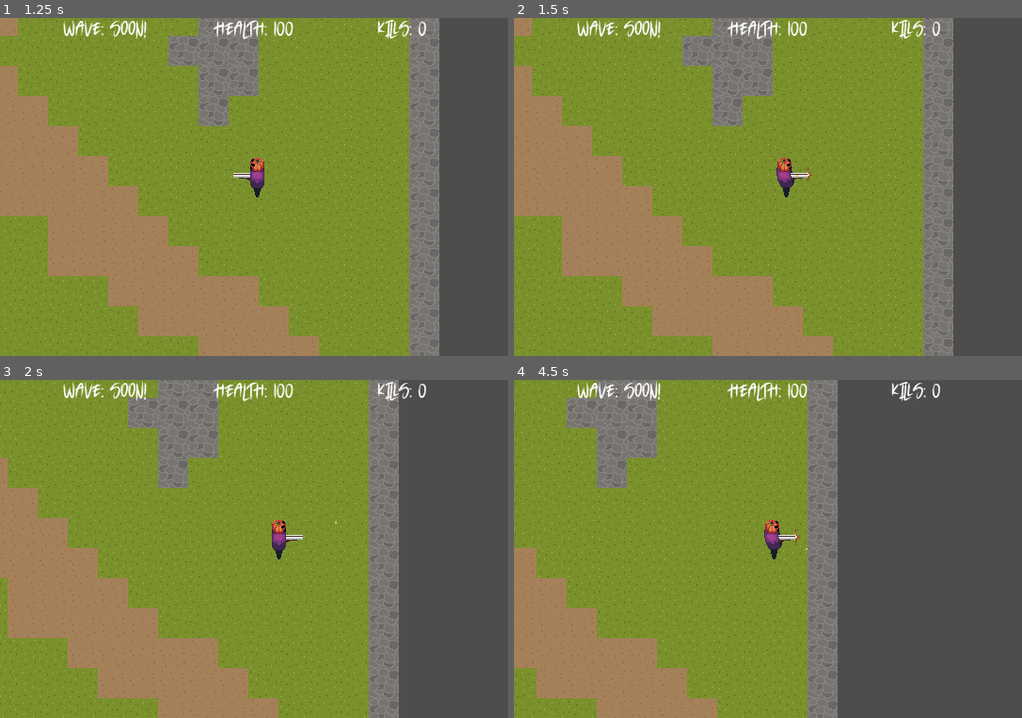
Above: before the commit, frames 1-4 (two rows, left to right).
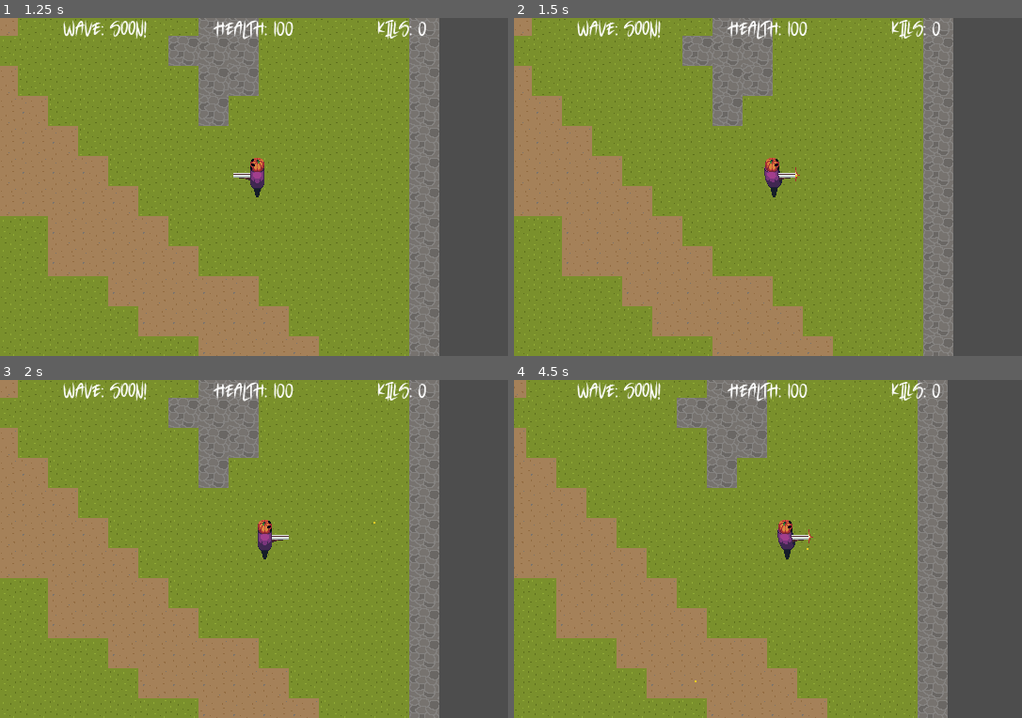
Above: after the commit, the same moments.

Repository: joshuardecker/eternal-harvest
Game: Godot game, scene res://World/world.tscn
The game is run twice, just before and just after one commit, with the same random seed, the same clock (stepped at 60 frames per second) and the same inputs.
Inputs (mouse positions are in pixels of both pictures, inside the frame that each line leads up to):
- Up to frame 1 (1.25 s): click "Start Game" at 0.5 s
- Up to frame 2 (1.5 s): tap Enter at 1.25 s; move the mouse to (879, 170) at 1.27 s; hold D (right) from 1.28 s (still down); click (879, 170) at 1.35 s
- Up to frame 3 (2 s): keep holding D (right)
- Up to frame 4 (4.5 s): move the mouse to (666, 565) at 2.02 s; release D (right) at 2.03 s; hold S (down) 2.03-2.78 s; click (666, 565) at 2.1 s; move the mouse to (818, 474) at 2.77 s; hold D (right) 2.78-3.53 s; click (818, 474) at 2.85 s; move the mouse to (742, 616) at 3.52 s; hold W (up) 3.53-4.28 s; click (742, 616) at 3.6 s; move the mouse to (920, 599) at 4.27 s; hold A (left) from 4.28 s (still down); click (920, 599) at 4.35 s

Frame 1 is identical in both runs. In frame 2, 0.6% of the frame differs, in the area x 49-59%, y 41-54%; in frame 3, 34%; in frame 4, 59%, in the area x 0-86%, y 0-100%.

Commit message:
Moved some logic around in the main loop and made it so the player cant move when shooting

Diff:
--- a/Player/player.gd
+++ b/Player/player.gd
@@ -27,8 +27,8 @@
 	pass
 
 func _process(_delta):
+	check_if_shoot()
 	move()
-	check_if_shoot()
 
 func move():
 	velocity = Vector2.ZERO
@@ -48,6 +48,10 @@
 	# just going right, so the player would move faster.
 	# .normalized() makes the length always 1.
 	velocity = velocity.normalized() * speed
+
+	# If the player is shooting, dont let the player move.
+	if animation_tree.get("parameters/conditions/is_shooting"):
+		return
 
 	if velocity != Vector2.ZERO:
 		animation_tree.set("parameters/Walk/blend_position", velocity)
